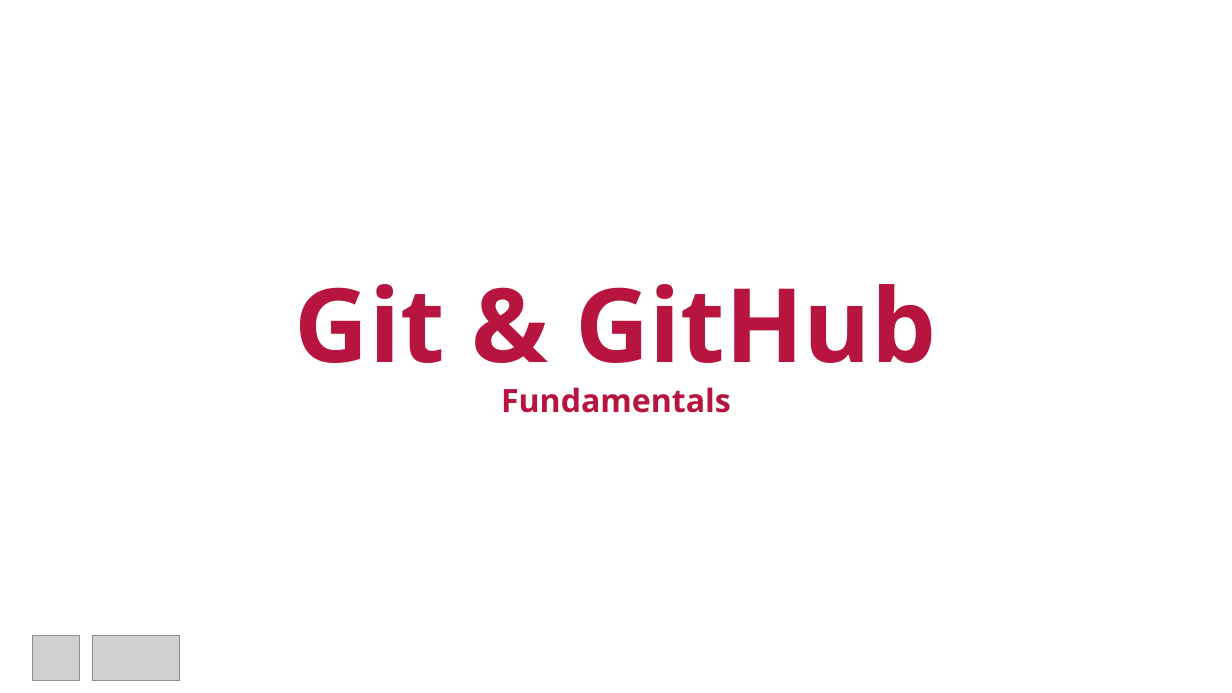
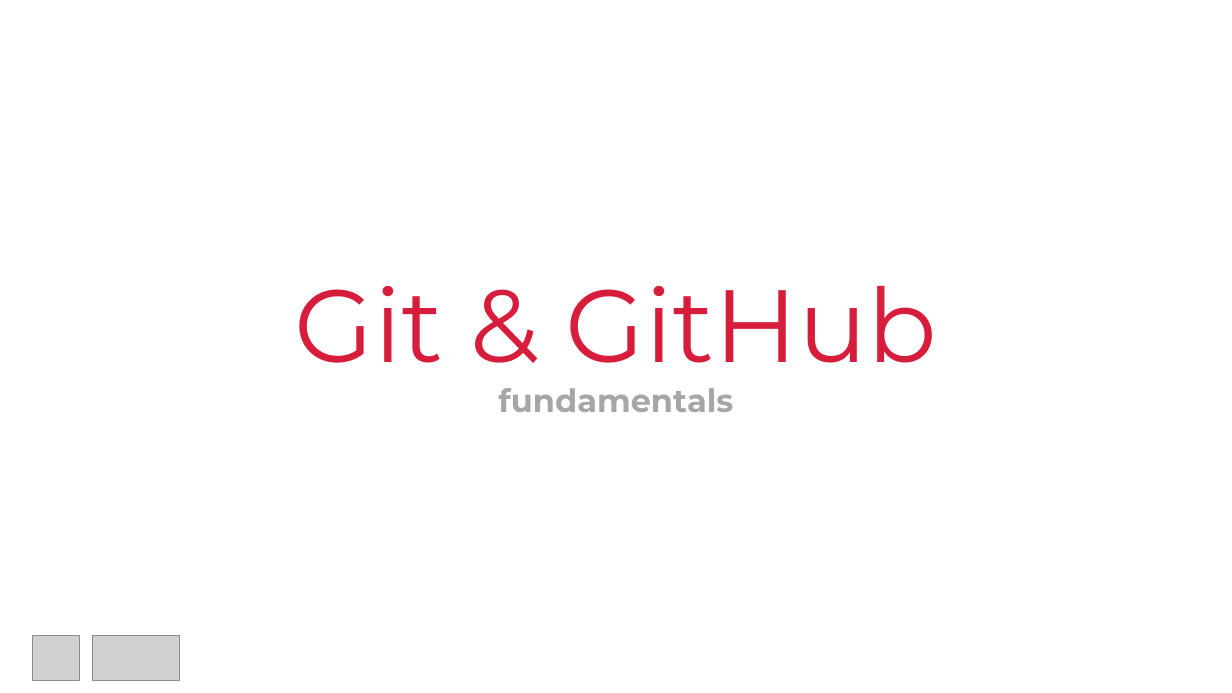
Before and after one commit to cimadev/PlaticasTalleres, a slide deck: slide 2 of 2018/Git-github-fundamentals/gitgithubfundamentals.pptx. Drawn at 1232x693 pixels with LibreOffice and Linux fonts; fonts in the diff are those of the drawing; grey boxes stand for pictures. Boxes give left, top, right and bottom in pixels: in the first picture for what was removed or moved away, otherwise in the second. Text is boxed around its words. In the diff, an @@ line names an element or a change of style, - is before the commit and + after.

```diff
--- a/2018/Git-github-fundamentals/gitgithubfundamentals.pptx
+++ b/2018/Git-github-fundamentals/gitgithubfundamentals.pptx
@@ title at box(295, 286, 937, 412): text changed; font Open Sans to Montserrat; text colour #B71540 to #A6A6A6 @@
-Git & GitHub
-Fundamentals
+Git & GitHub
+fundamentals
```
Also in this commit, not shown: 18 other slides changed, 1 slide added, 6 other files.
